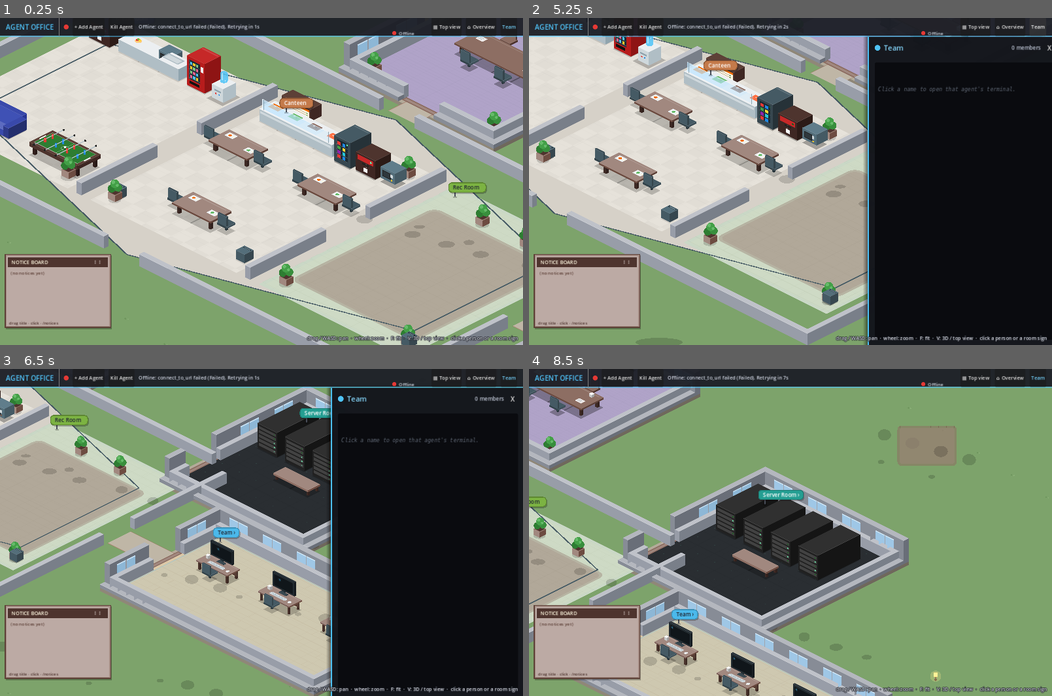
Above: before the commit, frames 1-4 (two rows, left to right).
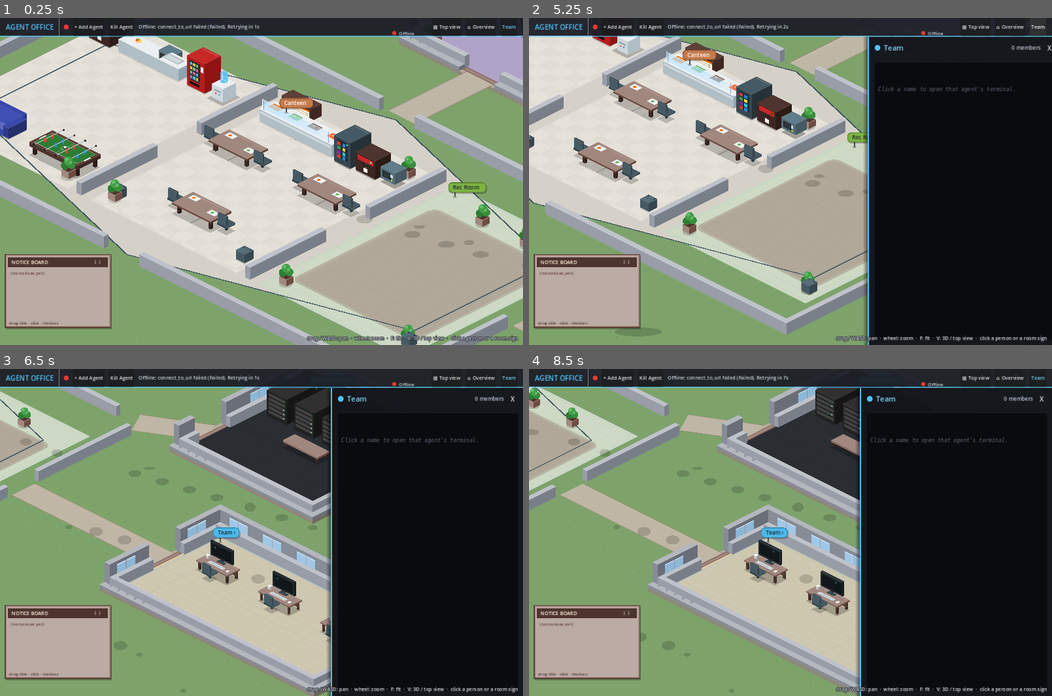
Above: after the commit, the same moments.

Repository: pvella/agentic-corporation
Game: Godot game, scene res://Main.tscn
Same seed, same stepped clock (60 frames per second), same inputs: the game is played once before the commit and once after it.
Inputs (mouse positions are in pixels of both pictures, inside the frame that each line leads up to):
- Up to frame 1 (0.25 s): no input
- Up to frame 2 (5.25 s): click "+ Add Agent" at 0.5 s; click (790, 83) at 1.27 s; type "Alex" at 1.35 s; click "Kill Agent" at 2 s; click "▦ Top view" at 2.75 s; click "◇ 3D view" at 3.5 s; click "⌂ Overview" at 4.25 s; click "Team" at 5 s
- Up to frame 3 (6.5 s): tap A at 5.75 s; drag from (188, 395) to (266, 437) at 5.77 s
- Up to frame 4 (8.5 s): tap A at 6.5 s; drag from (842, 450) to (753, 532) at 6.52 s; click (916, 437) at 7.25 s, where only the run after the commit has a clickable "↻"; click "X" (after the commit: "✕") at 8 s

The runs differ from the first frame. In frame 1, 8.1% of the frame differs, in the area x 64-100%, y 5-100%; in frame 2, 19%; in frame 3, 21%; in frame 4, 79%, in the area x 0-100%, y 5-100%.

Commit message:
Fix hub-spoke wall overlaps and door alignment after tighter ring
Auto-fit satellite ring from base 1080×600 until footprints clear by
corridor_w+2×EXT_WALL (~1493×830) so hub/sat walls no longer overlap;
doors stay on spokes. PEOPLE_SCALE 2.08 (~+30%), HEAD_R 14, rings/poses
scaled. Knowledge slate anchors to live Server_Room. verify_hub_nav
checks wall-polygon overlaps, door-on-corridor, room-pair reachability,
amenity/sign placement, and headless idle reach to canteen/rec.

Diff:
--- a/Agent.gd
+++ b/Agent.gd
@@ -44,7 +44,7 @@
 const STUCK_FAR_SEC := 14.0    ## wait longer while still crossing the campus
 const STUCK_FAR_DIST := 64.0   ## "still far" threshold for the patience above
 const OUTLINE := Color(0.15, 0.13, 0.19)
-const HEAD_R := 18.0
+const HEAD_R := 14.0  ## local; screen size via Iso.PEOPLE_SCALE (~+30%)
 ## How far the drawing drops when sitting, per seat type.
 const SIT_DROP := {"desk": 3.0, "chair": 6.0, "sofa": 9.0, "foosball": 0.0, "yoga": 0.0, "meditate": 10.0, "": 0.0}
 
@@ -525,7 +525,7 @@
 
 
 func _head_top() -> float:
-	return -50.0 - HEAD_R + SIT_DROP.get(_seat, 0.0) * _sit
+	return -47.0 - HEAD_R + SIT_DROP.get(_seat, 0.0) * _sit
 
 
 func _position_bubble() -> void:
@@ -552,14 +552,14 @@
 	_c.draw_set_transform(Vector2.ZERO, 0.0, Vector2(1.0, 0.42))
 	_c.draw_circle(Vector2.ZERO, 16.0, Color(0, 0, 0, 0.22))
 	_c.draw_circle(Vector2.ZERO, 11.0, Color(0, 0, 0, 0.12))
-	_c.draw_arc(Vector2.ZERO, 22.0, 0.0, TAU, 48, Color(state_col, 0.95), 3.0, true)
+	_c.draw_arc(Vector2.ZERO, 21.0, 0.0, TAU, 48, Color(state_col, 0.95), 2.8, true)
 	if _selected:
-		# Clear selection: bright outline + filled floor ring.
-		_c.draw_circle(Vector2.ZERO, 28.0, Color(1, 1, 1, 0.18))
-		_c.draw_arc(Vector2.ZERO, 28.0, 0.0, TAU, 48, Color(1, 1, 1, 0.98), 3.2, true)
-		_c.draw_arc(Vector2.ZERO, 32.0, 0.0, TAU, 48, Color(body_color, 0.85), 2.0, true)
+		# Selection outline + floor ring (scaled with ~+30% people).
+		_c.draw_circle(Vector2.ZERO, 26.0, Color(1, 1, 1, 0.18))
+		_c.draw_arc(Vector2.ZERO, 26.0, 0.0, TAU, 48, Color(1, 1, 1, 0.98), 3.0, true)
+		_c.draw_arc(Vector2.ZERO, 29.0, 0.0, TAU, 48, Color(body_color, 0.85), 2.0, true)
 	elif _hovered:
-		_c.draw_arc(Vector2.ZERO, 26.0, 0.0, TAU, 40, Color(1, 1, 1, 0.55), 2.0, true)
+		_c.draw_arc(Vector2.ZERO, 25.0, 0.0, TAU, 40, Color(1, 1, 1, 0.55), 2.0, true)
 	_c.draw_set_transform(Vector2.ZERO, 0.0, Vector2.ONE)
 
 	var drop: float = SIT_DROP.get(_seat, 0.0) * _sit
@@ -634,7 +634,7 @@
 	var seated := _sit > 0.5 and _seat in ["chair", "sofa", "desk", "meditate"]
 	var phone := is_phone_out()
 	var skin: Color = _look.skin
-	var H := Vector2(side * 1.5, -50.0 + bob)
+	var H := Vector2(side * 1.5, -47.0 + bob)
 	if phone:
 		H.y += 1.0  # looking down at the phone
 
@@ -874,7 +874,7 @@
 	var at_desk := _seat in ["desk", "foosball"] and _sit > 0.5
 	var seated := _sit > 0.5 and _seat not in ["foosball", "yoga"]
 	var skin: Color = _look.skin
-	var H := Vector2(0, -50.0 + bob)
+	var H := Vector2(0, -47.0 + bob)
 	var sh := -28.0 + bob
 
 	if not seated:
--- a/Iso.gd
+++ b/Iso.gd
@@ -20,7 +20,7 @@
 ## Drawn size of one world unit (both views). People get their own, slightly
 ## larger factor (PEOPLE_SCALE) so they read well next to the furniture.
 const SCALE := 1.4
-const PEOPLE_SCALE := 2.4
+const PEOPLE_SCALE := 2.08  ## ~+30% over original 1.6 (was 2.4 / +50%)
 ## The linear part of the projection as a Transform2D (x axis, y axis).
 const AXIS_X := Vector2(K, K * 0.5) * SCALE
 const AXIS_Y := Vector2(-K, K * 0.5) * SCALE
--- a/Main.gd
+++ b/Main.gd
@@ -948,7 +948,7 @@
 		{"icon": "📄", "color": "#29b6f6", "meta": {"filename": fname}})
 	# Visual: flash a knowledge slate onto the Server Room rack (screen space).
 	var rack_name := str(msg.get("rack", "Server_Rack_1"))
-	var world := Vector2(720, 520)
+	var world := _server_room_anchor()
 	if waypoints.has(rack_name) and waypoints[rack_name] is Node2D:
 		world = (waypoints[rack_name] as Node2D).global_position
 	elif waypoints.has("Server_Room") and waypoints["Server_Room"] is Node2D:
@@ -1107,7 +1107,7 @@
 
 
 func _play_server_spark() -> void:
-	var world := Vector2(720, 520)
+	var world := _server_room_anchor()
 	if waypoints.has("Server_Rack_1") and waypoints["Server_Rack_1"] is Node2D:
 		world = (waypoints["Server_Rack_1"] as Node2D).global_position
 	elif waypoints.has("Server_Room") and waypoints["Server_Room"] is Node2D:
@@ -2732,6 +2732,19 @@
 	return Rect2(x, y, SAFE_W, SAFE_D)
 
 
+
+## Live Server Room world anchor (never a hard-coded pre-ring-fit coordinate).
+func _server_room_anchor() -> Vector2:
+	if waypoints.has("Server_Rack_1") and waypoints["Server_Rack_1"] is Node2D:
+		return (waypoints["Server_Rack_1"] as Node2D).global_position
+	if waypoints.has("Server_Room") and waypoints["Server_Room"] is Node2D:
+		return (waypoints["Server_Room"] as Node2D).global_position
+	for a: Dictionary in office.areas:
+		if str(a.get("kind", "")) == "server" or str(a.get("name", "")).to_lower().find("server") >= 0:
+			return (a.rect as Rect2).get_center()
+	return office.bounds.get_center()
+
+
 func _place_bank_safe() -> void:
 	## Iso furniture safe in the Executive room — vault entry point.
 	## Parent under props_root (y-sorted with desks/cabinets); do NOT put it on
--- a/Office.gd
+++ b/Office.gd
@@ -150,7 +150,9 @@
 	var hub := Rect2(ORIGIN + Vector2(760, 420), hub_size)
 	var hub_c := hub.get_center()
 
-	# Elliptical ring radii (Rx > Ry → ~16:9 campus).
+	# Elliptical ring radii (Rx > Ry → ~16:9 campus). Start compact then
+	# grow just enough so satellite walls never overlap the hub or each other
+	# and a corridor gap remains between hub edge and each sat door.
 	var ring_rx := 1080.0
 	var ring_ry := 600.0
 	var corridor_w := 78.0
@@ -189,6 +191,11 @@
 		for i in range(sat_specs.size() - 1, -1, -1):
 			if bool(sat_specs[i].get("prominent", false)) and sat_specs[i].kind == "team" and (sat_specs[i].room as Dictionary).is_empty():
 				sat_specs.remove_at(i)
+
+	# Grow ring just enough for clear corridors / no wall overlaps.
+	var fitted: Vector2 = _fit_satellite_ring(hub, sat_specs, seats, ring_rx, ring_ry, corridor_w + EXT_WALL * 2.0)
+	ring_rx = fitted.x
+	ring_ry = fitted.y
 
 	# --- Build hub zones (Break | Canteen | Rec), open to each other ----------
 	# Inset so zone rects stay inside the inscribed hex (avoid corner spill).
@@ -908,6 +915,72 @@
 
 func _outline(r: Rect2) -> PackedVector2Array:
 	return PackedVector2Array([r.position, Vector2(r.end.x, r.position.y), r.end, Vector2(r.position.x, r.end.y)])
+
+
+
+## Satellite footprint for a sat_specs entry (mirrors the placement loop).
+func _sat_size_for_spec(spec: Dictionary, seats: int) -> Vector2:
+	var sat_size := Vector2(360, 360)
+	match str(spec.kind):
+		"team":
+			var room: Dictionary = spec.room
+			sat_size = _team_size(room)
+			if bool(spec.get("prominent", false)):
+				sat_size *= Vector2(1.28, 1.18)
+		"meeting":
+			var per_side := ceili(float(seats) / 2.0)
+			sat_size = Vector2(maxf(360.0, float(per_side) * 84.0 + 190.0), 400)
+		"server":
+			sat_size = Vector2(380, 390)
+	return sat_size
+
+
+## True when every satellite AABB clears the hub and every other sat by `clear`.
+func _ring_footprints_clear(hub: Rect2, placements: Array, clear: float) -> bool:
+	var grown_hub := hub.grow(clear)
+	var rects: Array[Rect2] = []
+	for p: Dictionary in placements:
+		var r: Rect2 = p.rect
+		if grown_hub.intersects(r):
+			return false
+		for other: Rect2 in rects:
+			if r.grow(EXT_WALL).intersects(other.grow(EXT_WALL)):
+				return false
+		rects.append(r)
+	return true
+
+
+## Binary-search the smallest ring (keeping aspect) where satellites clear.
+## Prefer a slightly bigger gap over overlapping walls / misaligned doors.
+func _fit_satellite_ring(hub: Rect2, sat_specs: Array, seats: int, base_rx: float, base_ry: float, clear: float) -> Vector2:
+	var hub_c := hub.get_center()
+	var metas: Array = []
+	for spec: Dictionary in sat_specs:
+		metas.append({"theta": float(spec.theta), "size": _sat_size_for_spec(spec, seats)})
+	var lo := 1.0
+	var hi := 1.85
+	# Ensure hi is large enough.
+	for _try in 8:
+		var placements: Array = []
+		for m: Dictionary in metas:
+			var sc := Vector2(hub_c.x + cos(float(m.theta)) * base_rx * hi, hub_c.y + sin(float(m.theta)) * base_ry * hi)
+			var sz: Vector2 = m.size
+			placements.append({"rect": Rect2(sc - sz * 0.5, sz)})
+		if _ring_footprints_clear(hub, placements, clear):
+			break
+		hi *= 1.12
+	for _i in 28:
+		var mid := (lo + hi) * 0.5
+		var placements2: Array = []
+		for m2: Dictionary in metas:
+			var sc2 := Vector2(hub_c.x + cos(float(m2.theta)) * base_rx * mid, hub_c.y + sin(float(m2.theta)) * base_ry * mid)
+			var sz2: Vector2 = m2.size
+			placements2.append({"rect": Rect2(sc2 - sz2 * 0.5, sz2)})
+		if _ring_footprints_clear(hub, placements2, clear):
+			hi = mid
+		else:
+			lo = mid
+	return Vector2(base_rx * hi, base_ry * hi)
 
 
 ## Flat-top hexagon inscribed in rect (visual hub cue; nav still uses the rect).
